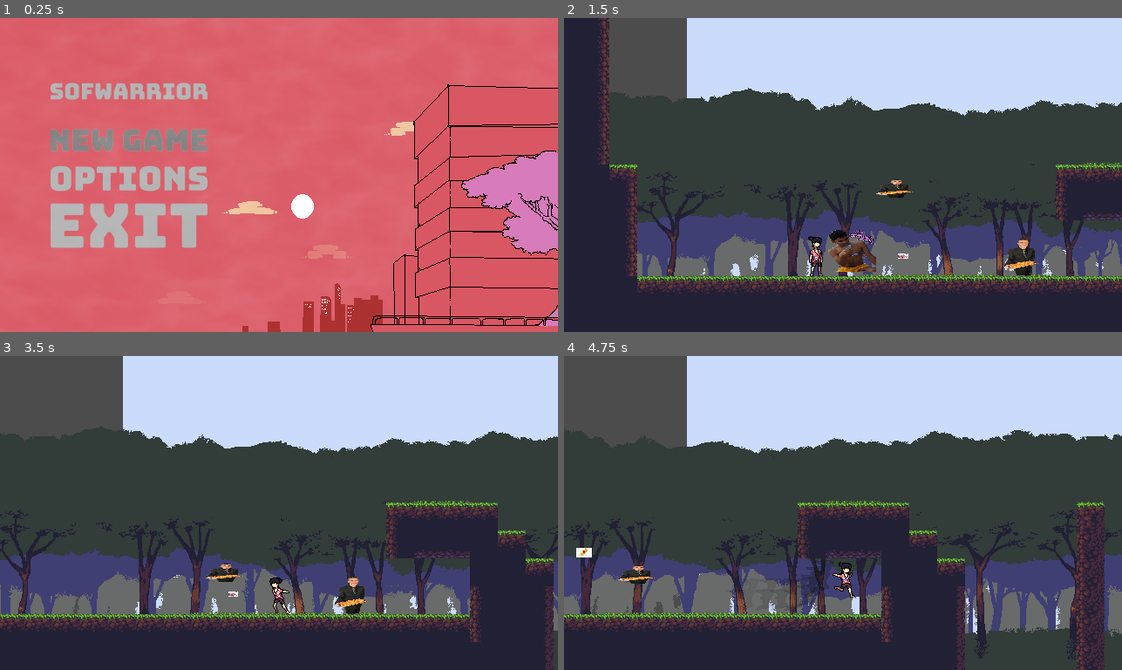
Above: before the commit, frames 1-4 (two rows, left to right).
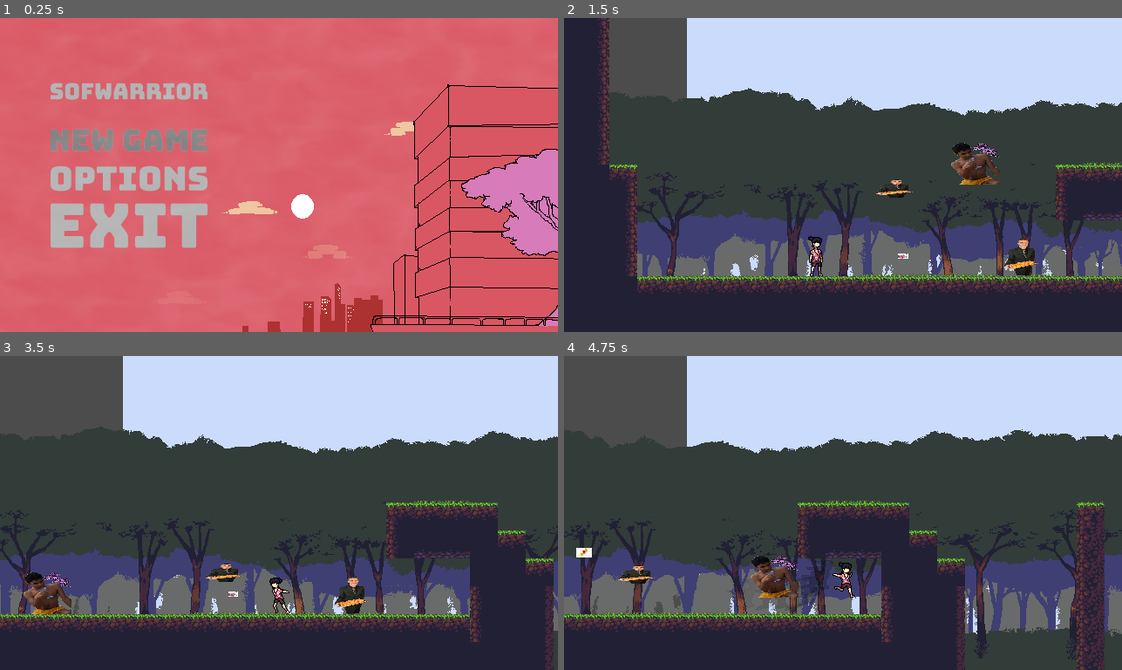
Above: after the commit, the same moments.

Repository: marcelo-lemos/Softwarrior
Game: Godot game, scene res://Nodes/UI/TitleScreen.tscn
Same seed, same stepped clock (60 frames per second), same inputs: the game is played once before the commit and once after it. The engine's default icon, where the game draws it, is replaced by a stand-in: a white triangle on a blue panel in a dark square.
Inputs (mouse positions are in pixels of both pictures, inside the frame that each line leads up to):
- Up to frame 1 (0.25 s): no input
- Up to frame 2 (1.5 s): click (692, 140) at 0.5 s; tap Enter (ui_accept) at 1.25 s; hold Right (ui_right) from 1.28 s (still down); hold X (attack) from 1.28 s (still down)
- Up to frame 3 (3.5 s): tap Z (jump) at 1.52, 2.27 s; release X (attack) at 2.03 s; tap C (dash) at 2.1 s; release Right (ui_right) at 2.78 s; hold Left (ui_left) from 2.78 s (still down); hold A (fire) from 2.78 s (still down)
- Up to frame 4 (4.75 s): release Left (ui_left) at 3.53 s; release A (fire) at 3.53 s; hold Right (ui_right) from 3.53 s (still down); tap X (attack) at 3.6 s; tap Z (jump) at 3.77, 4.52 s; hold C (dash) from 4.28 s (still down)

The runs differ from the first frame. In frame 1, 0.4% of the frame differs, in the area x 82-100%, y 41-76%; in frame 2, 1.6%, in the area x 47-78%, y 39-81%; in frame 3, 0.8%; in frame 4, 0.8%.

Commit message:
improving angry enemy IA

Diff:
--- a/game/Nodes/Characters/Enemies/VeryAngryRunner.gd
+++ b/game/Nodes/Characters/Enemies/VeryAngryRunner.gd
@@ -3,8 +3,13 @@
 const NORMAL = Vector2(0,-1)
 const GRAVITY = 10.0
 const JUMP_FORCE = -300
+const ACCELERATION = 5
+const MAX_VELOCITY = 300
+const MIN_DIST = 170
+const MAX_JUMP_POWER = -300
 #onready var shooter = get_node("Shooter")
 #onready var shot = preload("res://Nodes/Combat/GroundShoot.tscn")
+
 export(float) var speed
 #export(float) var move_range
 
@@ -16,6 +21,8 @@
 #control
 var health = 1
 var is_dead = false
+var player_on_sight = false
+var player = null
 
 func _ready():
 	pass
@@ -24,14 +31,21 @@
 	if is_dead == false:
 		$AnimatedSprite.play("run")
 
-		velocity.x = speed * direction
+		#velocity.x = speed * direction
 
-		if !is_on_floor():
-			velocity.y += GRAVITY
+		velocity.y += GRAVITY
+
+
+		if player_on_sight:
+			if player.global_position.x < self.global_position.x:
+				velocity.x -= ACCELERATION
+			else:
+				velocity.x += ACCELERATION
+
+			if (abs(player.global_position.x - self.global_position.x) < MIN_DIST) and (is_on_floor()) and (player.global_position.y <= self.global_position.y):
+				self.velocity.y = MAX_JUMP_POWER
+
 		velocity = move_and_slide(velocity, NORMAL)
-
-		if is_on_wall():
-			direction = direction * -1
 
 func die():
 	is_dead = true
@@ -51,4 +65,9 @@
 
 func _on_PlayerDetector_body_entered(body):
 	if body.is_in_group("player"):
-		velocity.y = JUMP_FORCE
+		player = body
+		player_on_sight = true
+
+func _on_PlayerDetector_body_exited(body):
+	if body.is_in_group("player"):
+		player_on_sight = false
--- a/game/Nodes/Characters/Enemies/VeryAngryRunner.tscn
+++ b/game/Nodes/Characters/Enemies/VeryAngryRunner.tscn
@@ -15,8 +15,8 @@
 [sub_resource type="RectangleShape2D" id=2]
 extents = Vector2( 27.2705, 24.575 )
 
-[sub_resource type="CapsuleShape2D" id=3]
-height = 76.4881
+[sub_resource type="RectangleShape2D" id=5]
+extents = Vector2( 122.397, 487.995 )
 
 [sub_resource type="RectangleShape2D" id=4]
 extents = Vector2( 27.4828, 24.5039 )
@@ -44,9 +44,8 @@
 collision_layer = 0
 
 [node name="CollisionShape2D" type="CollisionShape2D" parent="GenericCharacter/PlayerDetector"]
-position = Vector2( -56.8643, -24.251 )
-rotation = -1.27014
-shape = SubResource( 3 )
+rotation = 1.5708
+shape = SubResource( 5 )
 
 [node name="HitBoxDamage" type="Area2D" parent="GenericCharacter" groups=[
 "enemy",
@@ -58,5 +57,6 @@
 shape = SubResource( 4 )
 [connection signal="timeout" from="GenericCharacter/FreeDeadNode" to="GenericCharacter" method="_on_FreeDeadNode_timeout"]
 [connection signal="body_entered" from="GenericCharacter/PlayerDetector" to="GenericCharacter" method="_on_PlayerDetector_body_entered"]
+[connection signal="body_exited" from="GenericCharacter/PlayerDetector" to="GenericCharacter" method="_on_PlayerDetector_body_exited"]
 
 [editable path="GenericCharacter"]
--- a/game/Nodes/UI/TitleScreen.tscn
+++ b/game/Nodes/UI/TitleScreen.tscn
@@ -98,7 +98,7 @@
 [node name="Arvore" type="AnimatedSprite" parent="."]
 z_index = 3
 frames = SubResource( 1 )
-frame = 4
+frame = 5
 playing = true
 centered = false
 
